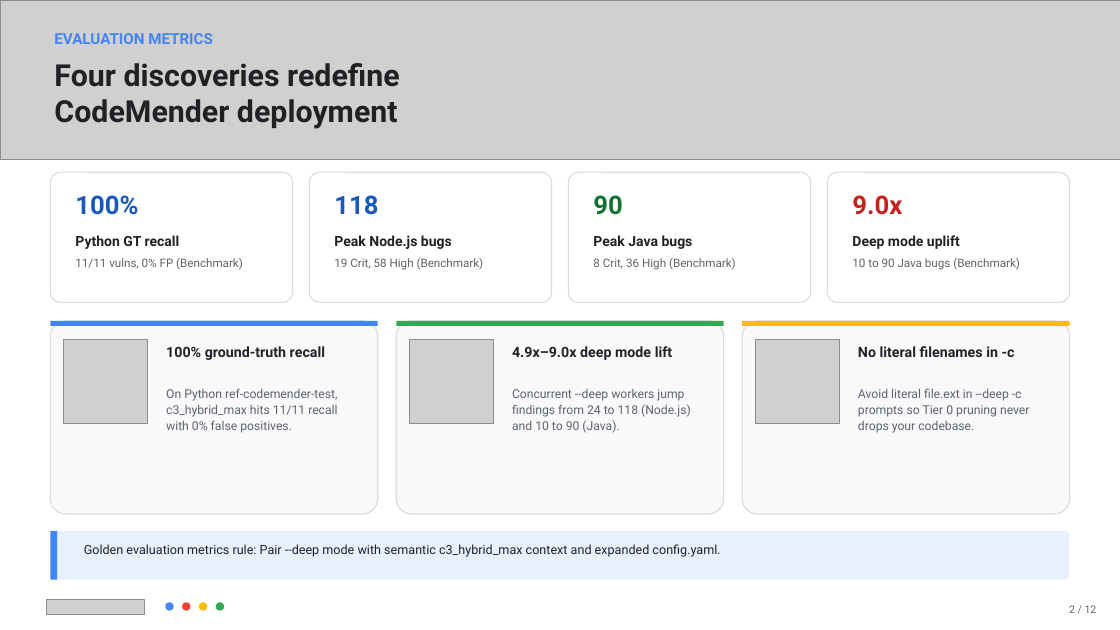
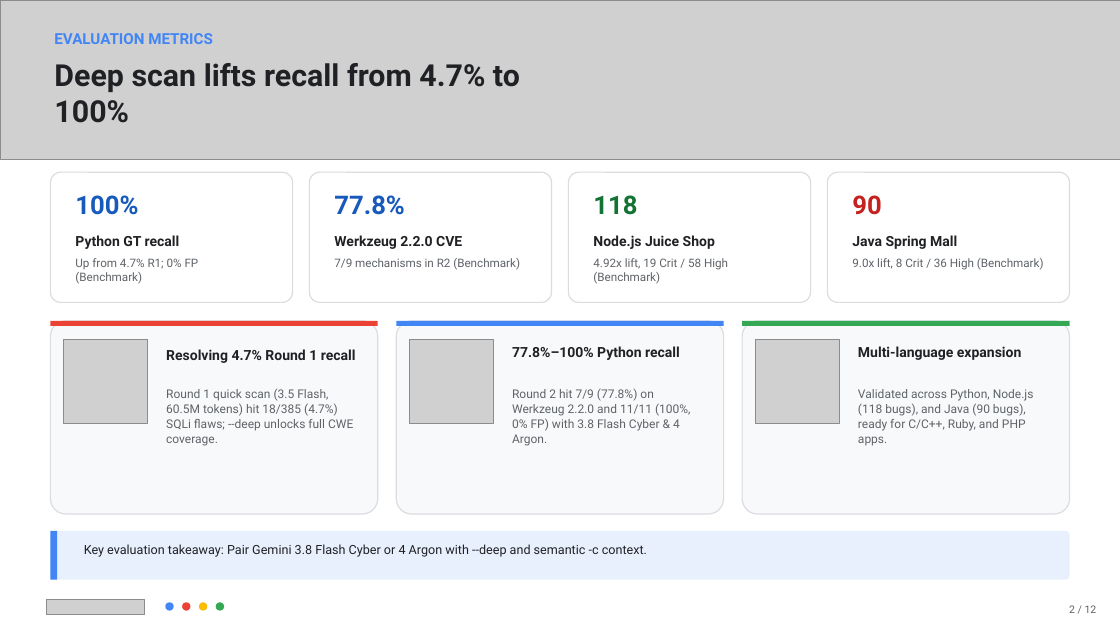
Before and after one commit to FrankieCheng/codemender-test, a slide deck: slide 2 of docs/CodeMender_Best_Practices_Deck.pptx. Drawn at 1120x630 pixels with LibreOffice and Linux fonts; fonts in the diff are those of the drawing; grey boxes stand for pictures. Boxes give left, top, right and bottom in pixels: in the first picture for what was removed or moved away, otherwise in the second. Text is boxed around its words. In the diff, an @@ line names an element or a change of style, - is before the commit and + after.

Commit message:
docs: update presentation slides for Xiaomi CodeMender evaluation & multi-language blueprint

```diff
--- a/docs/CodeMender_Best_Practices_Deck.pptx
+++ b/docs/CodeMender_Best_Practices_Deck.pptx
@@ text at box(54, 63, 520, 123): text changed @@
-Four discoveries redefine CodeMender deployment
+Deep scan lifts recall from 4.7% to 100%
@@ text at box(334, 195, 404, 215): text changed @@
-118
+77.8%
@@ text at box(593, 195, 637, 215): text changed @@
-90
+118
@@ text at box(852, 195, 881, 215): text changed @@
-9.0x
+90
@@ text at box(334, 235, 462, 249): text changed @@
-Peak Node.js bugs
+Werkzeug 2.2.0 CVE
@@ text at box(593, 235, 715, 249): text changed @@
-Peak Java bugs
+Node.js Juice Shop
@@ text at box(852, 235, 957, 249): text changed @@
-Deep mode uplift
+Java Spring Mall
@@ text at box(75, 258, 199, 284): text changed @@
-11/11 vulns, 0% FP (Benchmark)
+Up from 4.7% R1; 0% FP (Benchmark)
@@ text at box(334, 258, 520, 270): text changed @@
-19 Crit, 58 High (Benchmark)
+7/9 mechanisms in R2 (Benchmark)
@@ text at box(593, 258, 728, 284): text changed @@
-8 Crit, 36 High (Benchmark)
+4.92x lift, 19 Crit / 58 High (Benchmark)
@@ text at box(852, 258, 1044, 270): text changed @@
-10 to 90 Java bugs (Benchmark)
+9.0x lift, 8 Crit / 36 High (Benchmark)
@@ rectangle at box(50, 321, 378, 326): fill #4285F4 to #EA4335 @@
@@ rectangle at box(397, 321, 724, 326): fill #34A853 to #4285F4 @@
@@ rectangle at box(743, 321, 1070, 326): fill #FBBC04 to #34A853 @@
@@ text at box(166, 349, 356, 363): text changed; size 12.2 to 12 pt @@
-100% ground-truth recall
+Resolving 4.7% Round 1 recall
@@ text at box(512, 346, 680, 360): text changed; size 12.2 to 12 pt @@
-4.9x–9.0x deep mode lift
+77.8%–100% Python recall
@@ text at box(858, 346, 1022, 360): text changed; size 12.2 to 12 pt @@
-No literal filenames in -c
+Multi-language expansion
@@ text at box(166, 389, 353, 446): text changed; size 10.5 to 10.3 pt @@
-On Python ref-codemender-test, c3_hybrid_max hits 11/11 recall with 0% false positives.
+Round 1 quick scan (3.5 Flash, 60.5M tokens) hit 18/385 (4.7%) SQLi flaws; --deep unlocks full CWE coverage.
@@ text at box(512, 389, 691, 446): text changed; size 10.5 to 10.3 pt @@
-Concurrent --deep workers jump findings from 24 to 118 (Node.js) and 10 to 90 (Java).
+Round 2 hit 7/9 (77.8%) on Werkzeug 2.2.0 and 11/11 (100%, 0% FP) with 3.8 Flash Cyber & 4 Argon.
@@ text at box(858, 389, 1034, 446): text changed; size 10.5 to 10.3 pt @@
-Avoid literal file.ext in --deep -c prompts so Tier 0 pruning never drops your codebase.
+Validated across Python, Node.js (118 bugs), and Java (90 bugs), ready for C/C++, Ruby, and PHP apps.
@@ text at box(84, 544, 647, 557): text changed @@
-Golden evaluation metrics rule: Pair --deep mode with semantic c3_hybrid_max context and expanded config.yaml.
+Key evaluation takeaway: Pair Gemini 3.8 Flash Cyber or 4 Argon with --deep and semantic -c context.
```
Also in this commit, not shown: 10 other slides changed, 1 slide added, 1 slide removed, 1 other file.
